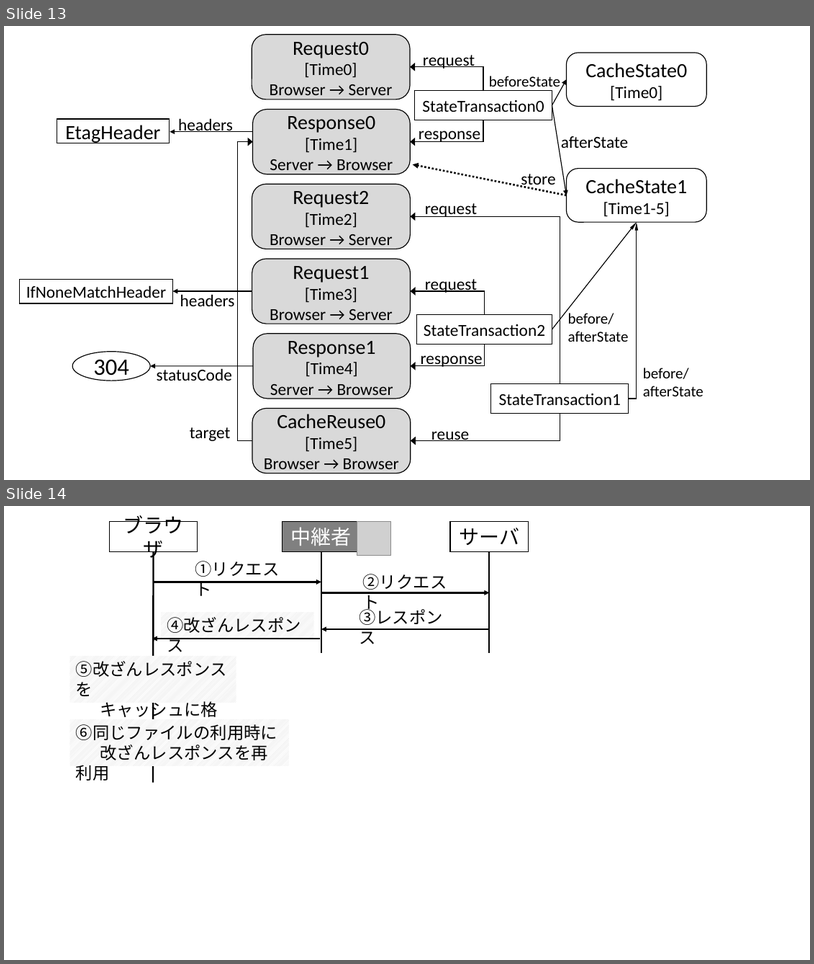
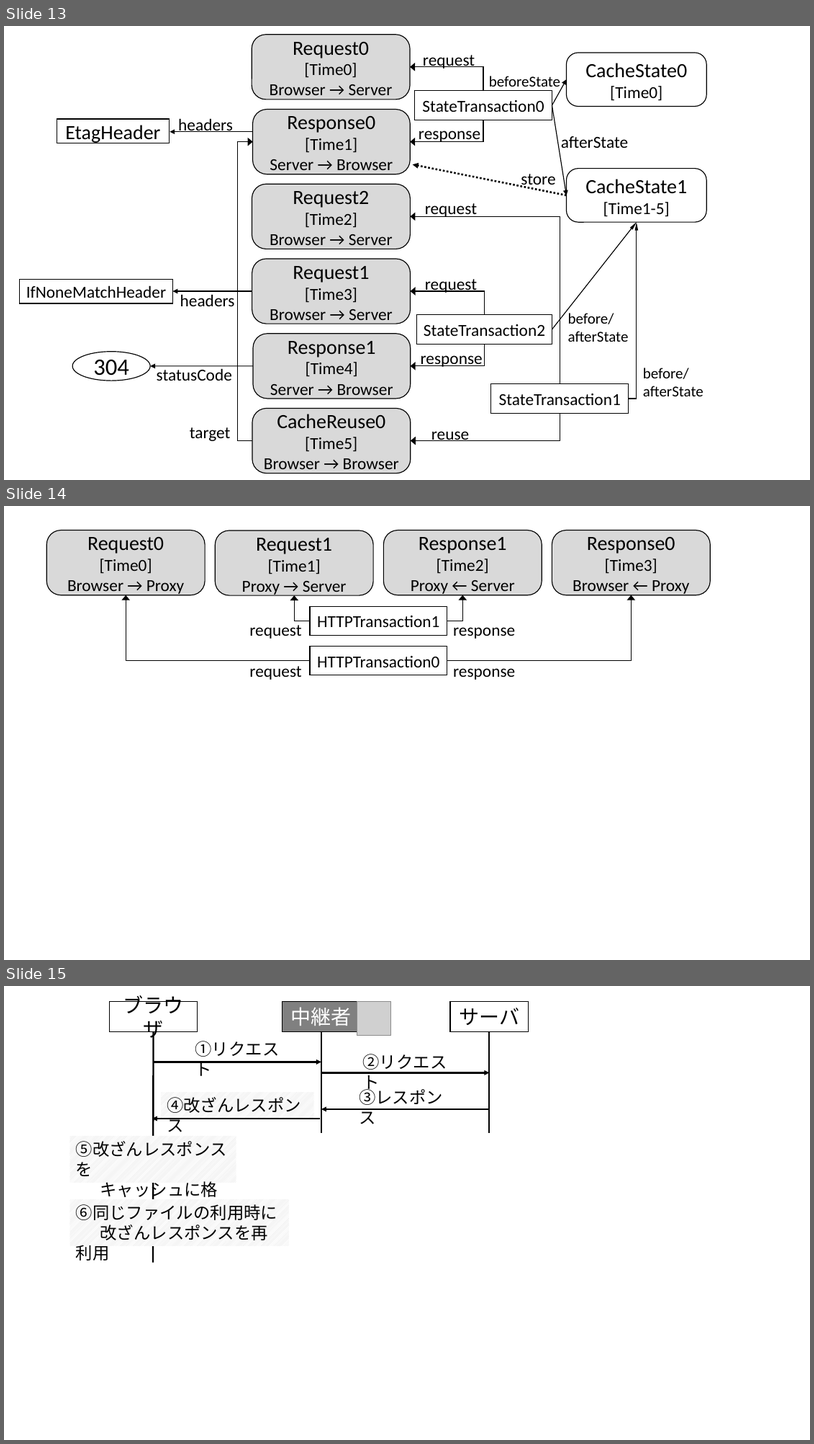
Before and after one commit to simahell/Master-Thesis, a slide deck: fig/fig.pptx. Shown one above the other, each under a label of ours: slides 13 and 14 before the commit, slides 13, 14 and 15 after it. The pictures are 814x964 and 814x1444 pixels, drawn with LibreOffice and Linux fonts; fonts in the diff are those of the drawing; grey boxes stand for pictures. Boxes give left, top, right and bottom in pixels: in the first picture for what was removed or moved away, otherwise in the second. Text is boxed around its words. In the diff, an @@ line names an element or a change of style, - is before the commit and + after.

```diff
--- a/fig/fig.pptx
+++ b/fig/fig.pptx
@@ slide 14 added at (4,506,810,960), background #FFFFFF @@
@@ rectangle added at (47,530,711,684), fill #FFFFFF, outline #FFFFFF 1 pt @@
@@ rounded rectangle added at (47,530,206,595), fill #D9D9D9, outline #000000 1 pt, 20 pt, text #000000 @@
+Request0
+[Time0]
+Browser → Proxy
@@ rounded rectangle added at (215,530,373,595), fill #D9D9D9, outline #000000 1 pt, 20 pt, text #000000 @@
+Request1
+[Time1]
+Proxy → Server
@@ rounded rectangle added at (384,530,543,595), fill #D9D9D9, outline #000000 1 pt, 20 pt, text #000000 @@
+Response1
+[Time2]
+Proxy ← Server
@@ rounded rectangle added at (552,530,710,595), fill #D9D9D9, outline #000000 1 pt, 20 pt, text #000000 @@
+Response0
+[Time3]
+Browser ← Proxy
@@ elbow arrow added from (310, 661) to (126, 595), #000000 1 pt @@
@@ elbow arrow added from (310, 621) to (294, 595), #000000 1 pt @@
@@ rectangle added at (310,606,448,636), outline #000000 1 pt, 20 pt, text #000000 @@
+HTTPTransaction1
@@ elbow arrow added from (448, 661) to (631, 595), #000000 1 pt @@
@@ elbow arrow added from (448, 621) to (463, 595), #000000 1 pt @@
@@ text added at (250,625,301,638), 20 pt, text #000000 @@
+request
@@ text added at (453,627,515,638), 20 pt, text #000000 @@
+response
@@ rectangle added at (310,646,448,675), outline #000000 1 pt, 20 pt, text #000000 @@
+HTTPTransaction0
@@ text added at (250,666,301,680), 20 pt, text #000000 @@
+request
@@ text added at (453,668,515,680), 20 pt, text #000000 @@
+response
@@ what was slide 14 is now slide 15 @@
```
Also in this commit, not shown: 4 other files.
